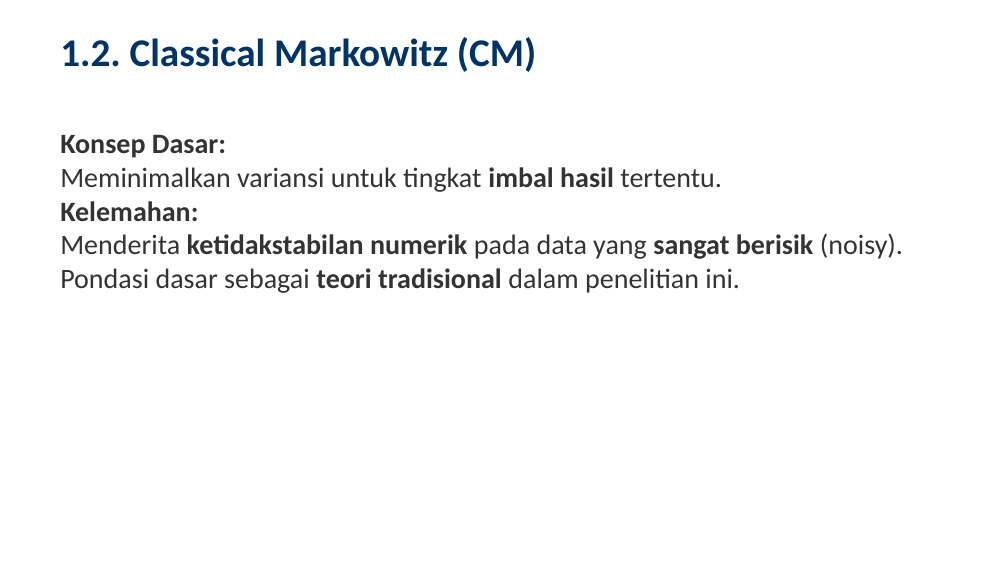
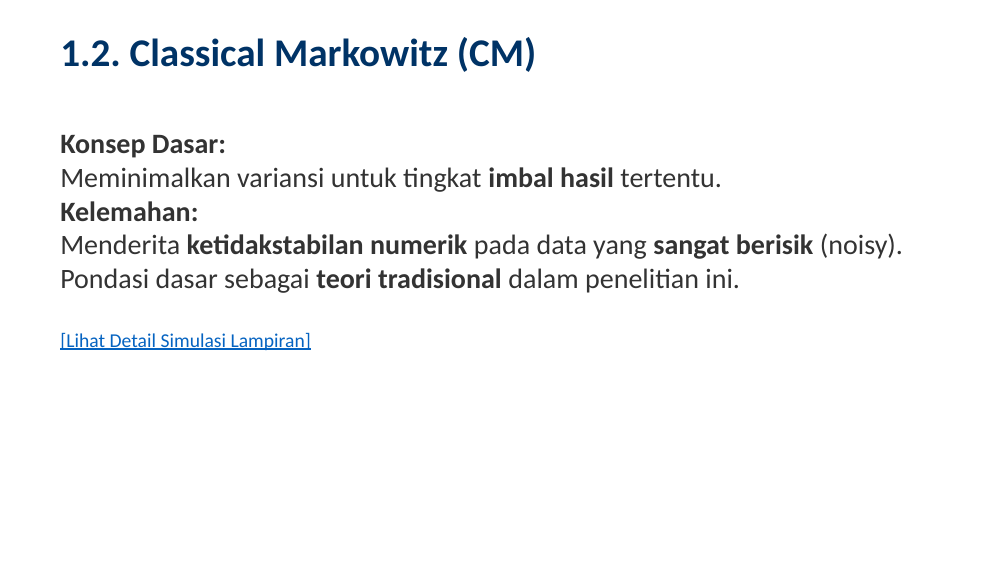
Before and after one commit to ragilrojo/RepoThesis, a slide deck: slide 10 of Presentasi_Proposal_Update.pptx. Drawn at 1008x567 pixels with LibreOffice and Linux fonts; fonts in the diff are those of the drawing. Boxes give left, top, right and bottom in pixels: in the first picture for what was removed or moved away, otherwise in the second. Text is boxed around its words. In the diff, an @@ line names an element or a change of style, - is before the commit and + after.

```diff
--- a/Presentasi_Proposal_Update.pptx
+++ b/Presentasi_Proposal_Update.pptx
@@ text at (60, 332, 311, 350): paragraph added @@
+[Lihat Detail Simulasi Lampiran]
```
Also in this commit, not shown: 4 other slides changed, 1 other file.
